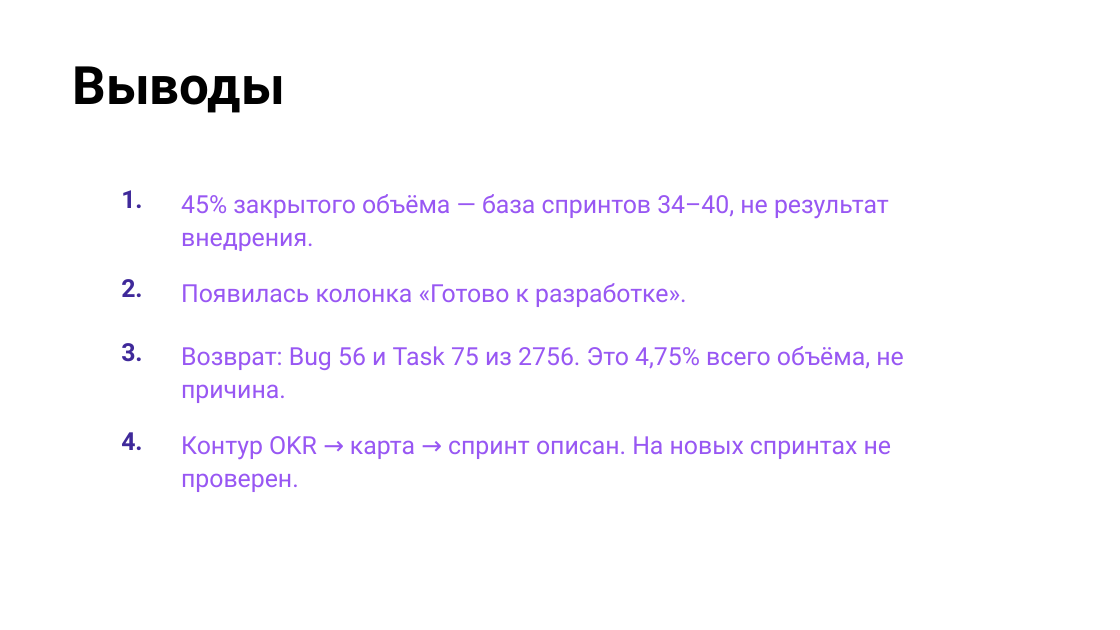
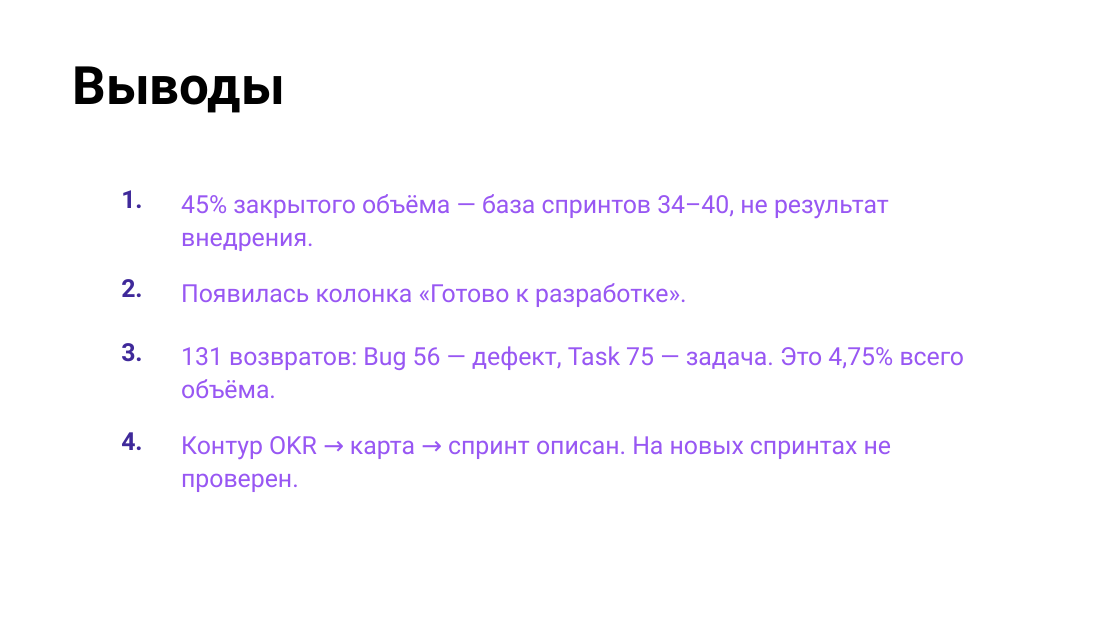
Before and after one commit to camelot270/otus_work, a slide deck: slide 18 of docs/Защита проекта. Петров Н.И..pptx. Drawn at 1120x630 pixels with LibreOffice and Linux fonts; fonts in the diff are those of the drawing; background and template pictures are left out. Boxes give left, top, right and bottom in pixels: in the first picture for what was removed or moved away, otherwise in the second. Text is boxed around its words. In the diff, an @@ line names an element or a change of style, - is before the commit and + after.

```diff
--- a/docs/Защита проекта. Петров Н.И..pptx
+++ b/docs/Защита проекта. Петров Н.И..pptx
@@ table at (x1=97, y1=175, x2=984, y2=496) @@
-row 3, column 2: Возврат: Bug 56 и Task 75 из 2756. Это 4,75% всего объёма, не причина.
+row 3, column 2: 131 возвратов: Bug 56 — дефект, Task 75 — задача. Это 4,75% всего объёма.
```
Also in this commit, not shown: 2 other slides changed.
